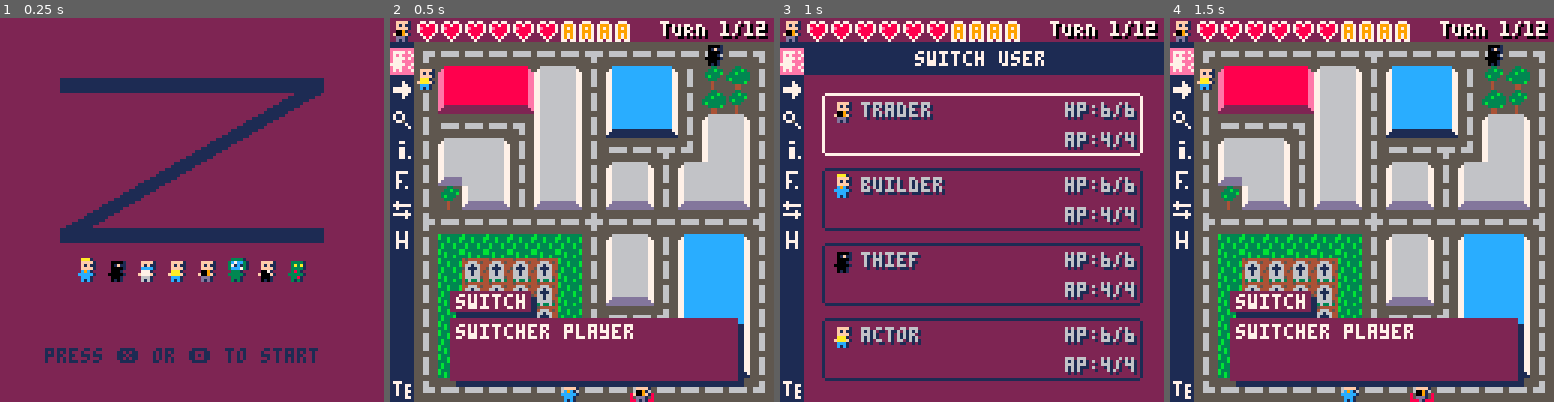
Above: before the commit, frames 1-4 (left to right).
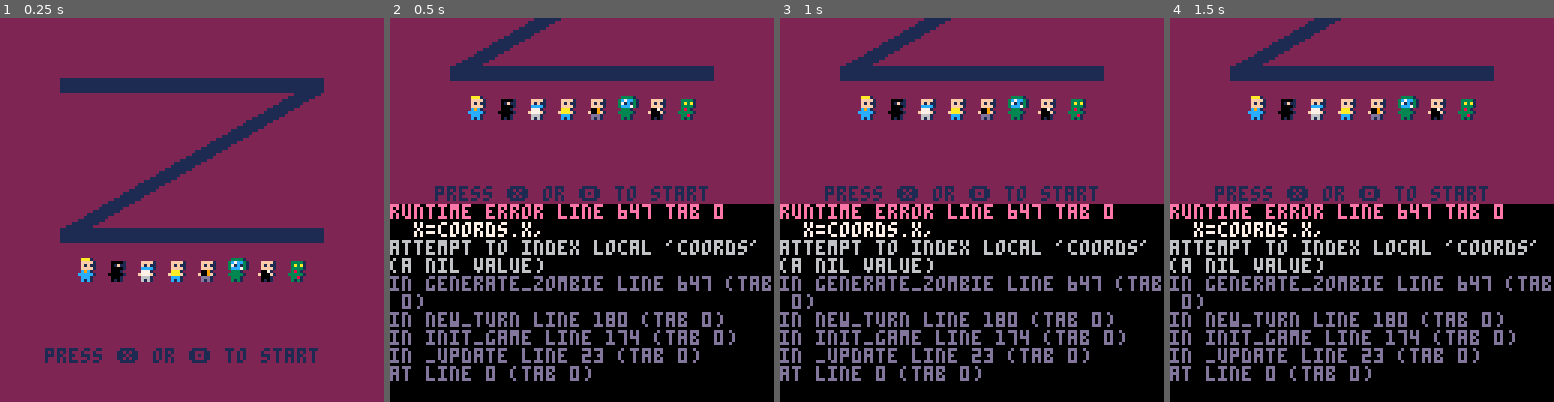
Above: after the commit, the same moments.

Repository: pixelocene/z
Game: PICO-8 cartridge z.p8
Same seed, same stepped clock (60 frames per second), same inputs: the game is played once before the commit and once after it.
Inputs:
- Up to frame 1 (0.25 s): no input
- Up to frame 2 (0.5 s): tap X (X key) at 0.33 s
- Up to frame 3 (1 s): tap O (Z key) at 0.7 s
- Up to frame 4 (1.5 s): tap X (X key) at 1.07 s

Frame 1 is identical in both runs. In frame 2, 96% of the frame differs, in the area x 0-100%, y 0-100%; in frame 3, 72%; in frame 4, 96%.
Error after the commit: runtime error line 647 tab 0; x=coords.x,; attempt to index local 'coords' (a nil value)

Commit message:
Start to add zombies on the map

Diff:
--- a/z.p8
+++ b/z.p8
@@ -71,7 +71,7 @@
 -- game
 
 function init_game()
-	turn=1
+	turn=0
 	game_state="action_selection"
 
 	areas={}
@@ -100,6 +100,8 @@
 	current_inventory_selection=nil
 	inventory_actions={}
 	current_inventory_action=1
+
+	zombies={}
 
 	-- init areas
 	repeat
@@ -171,6 +173,15 @@
 
 	_update=update_game
 	_draw=draw_game
+
+	new_turn()
+end
+
+function new_turn()
+	turn+=1
+	for i=1,3 do
+		generate_zombie()
+	end
 end
 
 function update_game()
@@ -594,6 +605,51 @@
 	end
 	-- all is right
 	return true
+end
+
+-->8
+-- zombies
+
+function generate_zombie()
+	-- List all available "street" tiles
+	local available_street_tiles={}
+	for x=1,15 do
+		for y=1,15 do
+			local is_occupied=false
+			local is_street_tile=false
+			local s=mget(x,y)
+			for street_tile in all({14,15,29,30,31,45,46,47,61,62,63}) do
+				if s==street_tile then
+					is_street_tile=true
+				end
+			end
+			for player in all(players) do
+				if player.x==x and player.y==y then
+					is_occupied=true
+				end
+			end
+			for zombie in all(zombies) do
+				if zombie.x==x and zombie.y==y then
+					is_occupied=true
+				end
+			end
+			-- @todo check for baricades and bombs
+			if is_street_tile and not is_occupied then
+				add(available_street_tiles,"toto")
+			end
+		end
+	end
+	printh(#available_street_tiles)
+	--local coords=available_street_tiles[rnd(#available_street_tiles)]
+	local coords=available_street_tiles[0]
+	--printh(coords)
+	-- create a zombie and add him to the list
+	add(zombies,{
+		hp=1,
+		actions=2,
+		x=coords.x,
+		y=coords.y,
+	})
 end
 
 -->8
